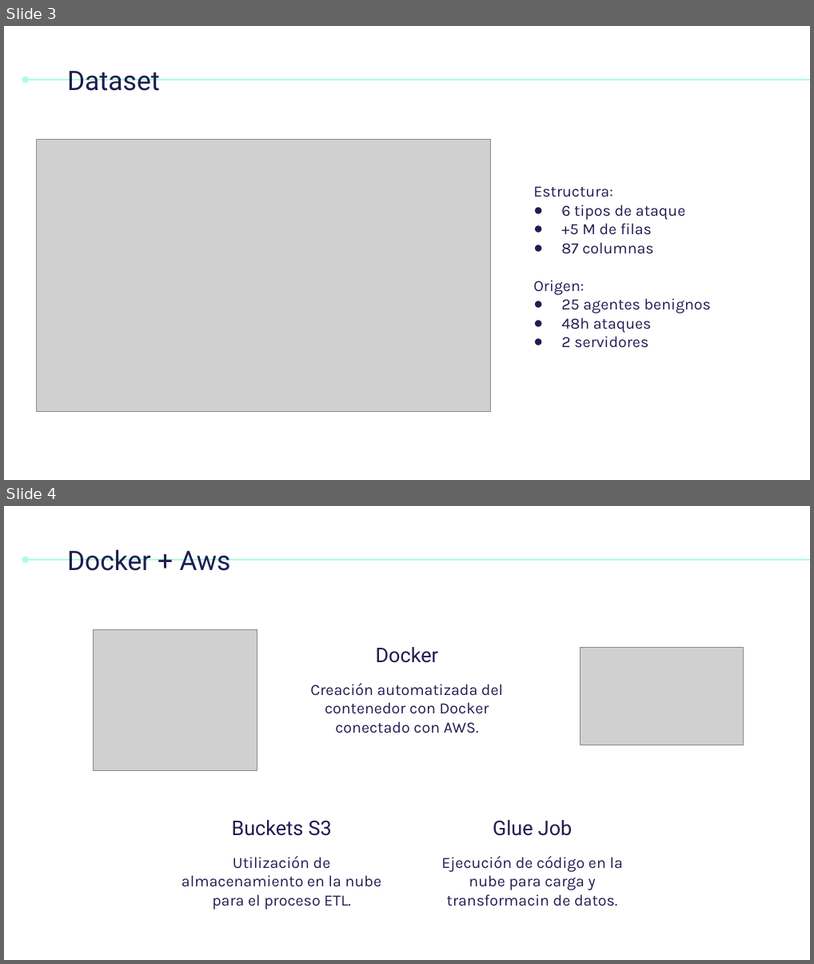
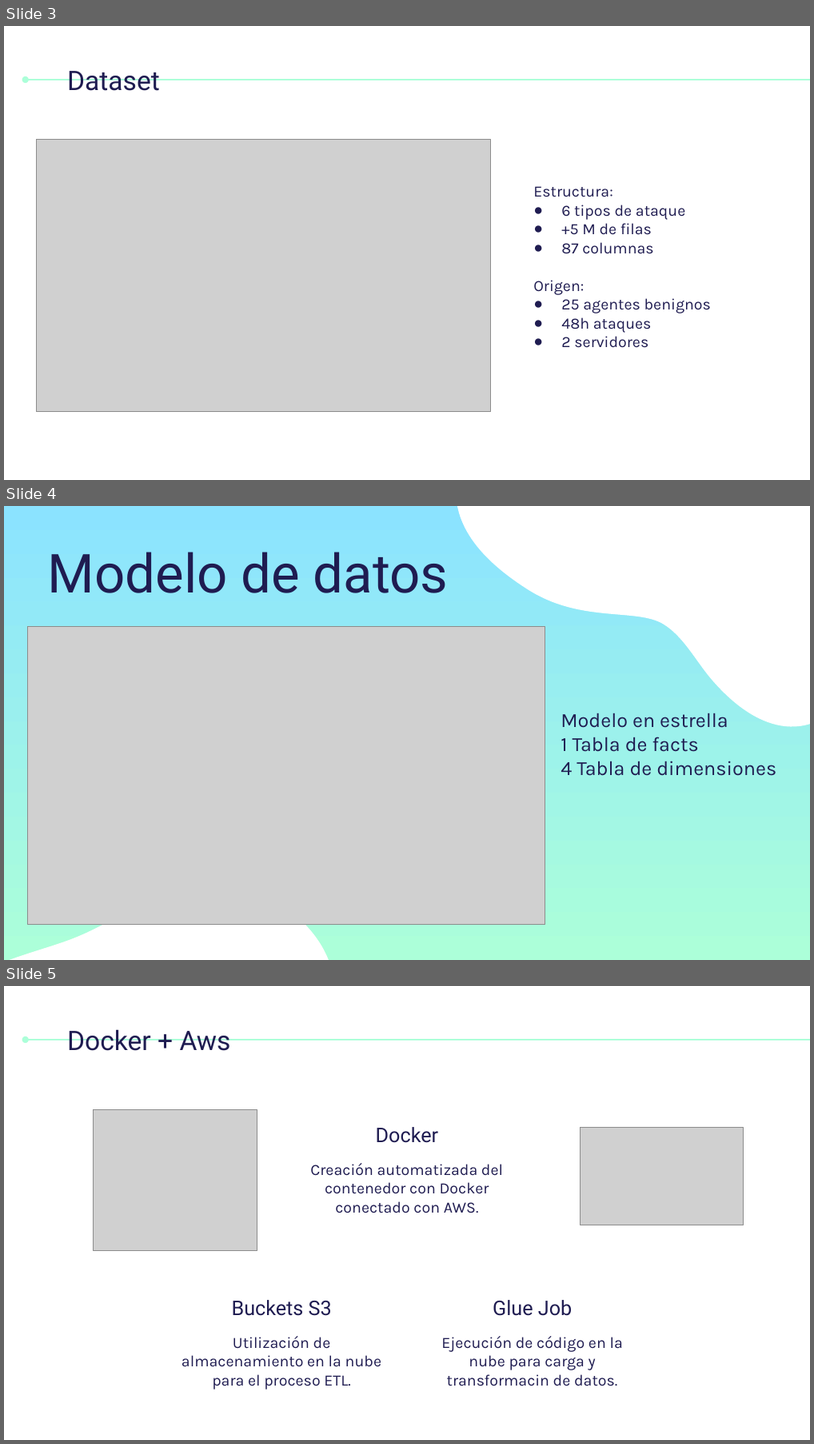
Before and after one commit to AnxoCasal/DDoS-Model-Prediction, a slide deck: Documentación/Presentacion de proyecto.pptx. Shown one above the other, each under a label of ours: slides 3 and 4 before the commit, slides 3, 4 and 5 after it. The pictures are 814x964 and 814x1444 pixels, drawn with LibreOffice and Linux fonts; fonts in the diff are those of the drawing; grey boxes stand for pictures. Boxes give left, top, right and bottom in pixels: in the first picture for what was removed or moved away, otherwise in the second. Text is boxed around its words. In the diff, an @@ line names an element or a change of style, - is before the commit and + after.

```diff
--- a/Documentación/Presentacion de proyecto.pptx
+++ b/Documentación/Presentacion de proyecto.pptx
@@ slide 4 added at (4, 506, 810, 960), background gradient #8BE3FF to #ACFFD9 @@
@@ freeform shape added at (407, 506, 810, 765), fill #FFFFFF @@
@@ title added at (48, 552, 449, 593), 48 pt, text #1F1C51 @@
+Modelo de datos
@@ picture added at (27, 626, 545, 924) @@
@@ subtitle added at (561, 713, 777, 776), 18 pt, text #1F1C51 @@
+• Modelo en estrella
+• 1 Tabla de facts
+• 4 Tabla de dimensiones
@@ freeform shape added at (4, 773, 475, 960), fill #FFFFFF @@
@@ what was slide 4 is now slide 5 @@
```
Also in this commit, not shown: 4 slides changed, 1 other file.
